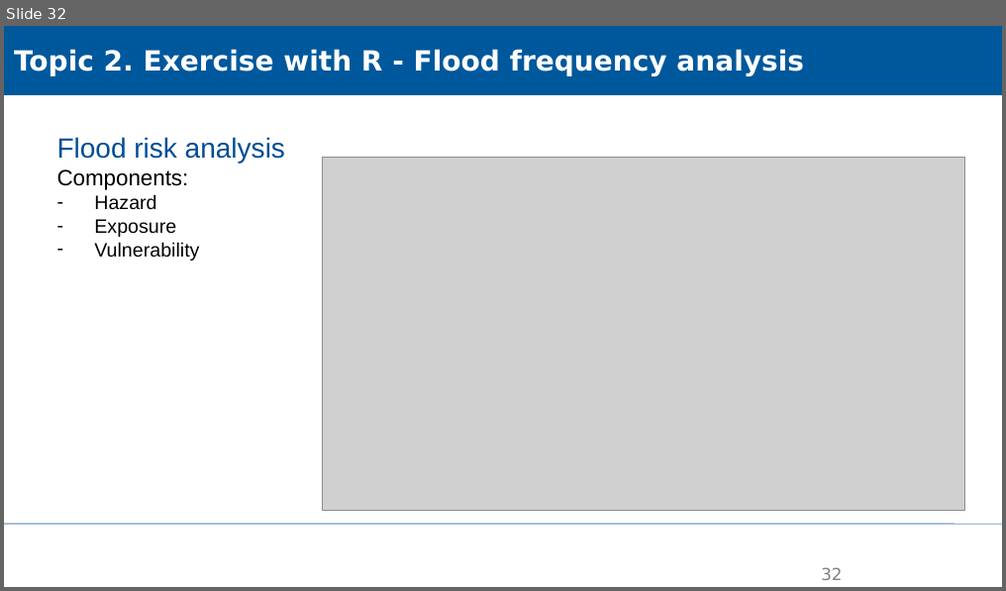
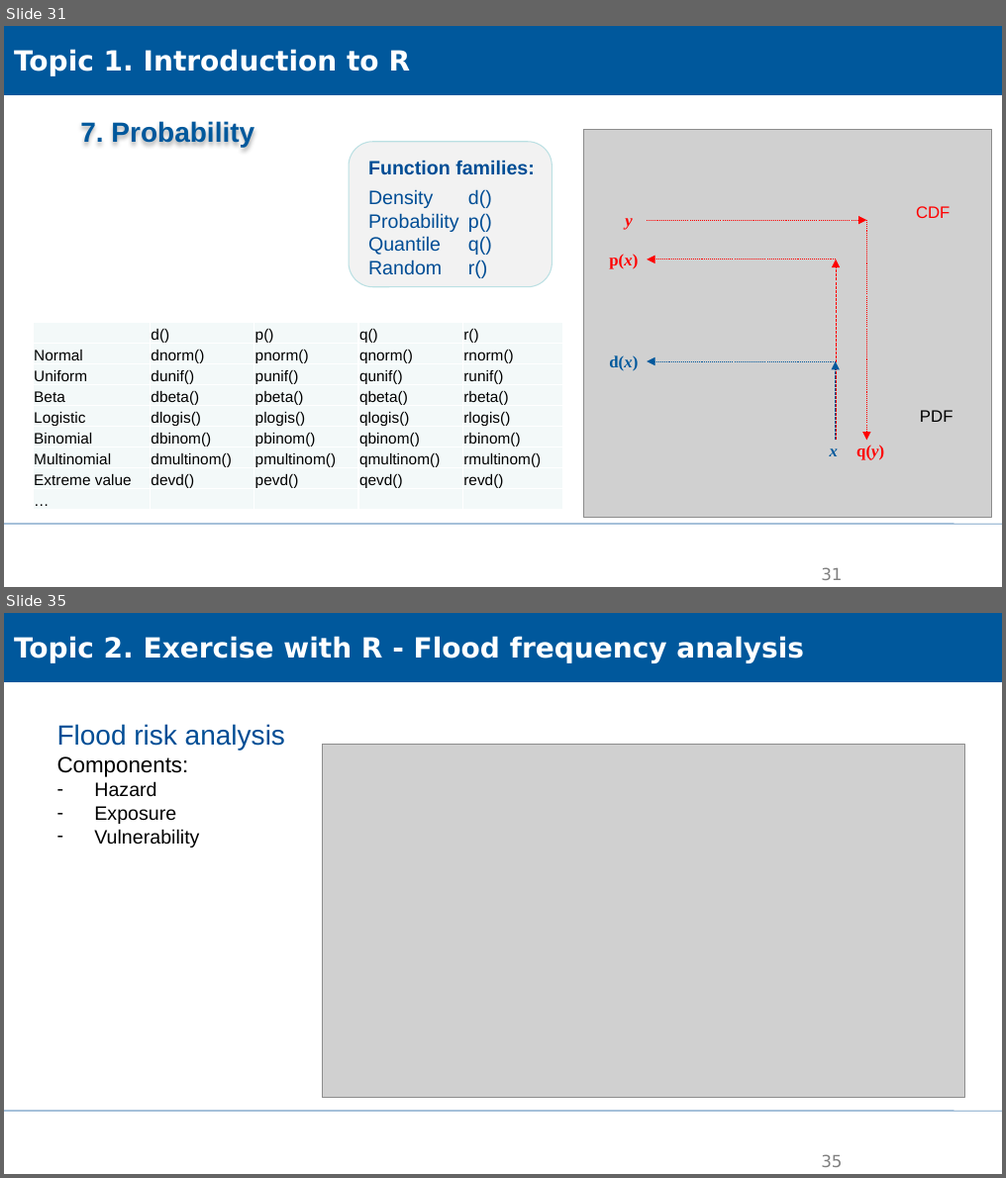
Before and after one commit to XiaoxiangGuanGFZ/FloodRiskSeminar, a slide deck: slides/FRS_exercise_R.pptx. Shown one above the other, each under a label of ours: slide 32 before the commit, slides 31 and 35 after it; the slides between them are not shown. The pictures are 1006x591 and 1006x1178 pixels, drawn with LibreOffice and Linux fonts; fonts in the diff are those of the drawing; grey boxes stand for pictures; background and template pictures are left out. Boxes give left, top, right and bottom in pixels: in the first picture for what was removed or moved away, otherwise in the second. Text is boxed around its words. In the diff, an @@ line names an element or a change of style, - is before the commit and + after.

```diff
--- a/slides/FRS_exercise_R.pptx
+++ b/slides/FRS_exercise_R.pptx
@@ slide 31 added at <box>4,26,1002,587</box>, background #FFFFFF; not listed: 1 template element that a slide beside it also shows @@
@@ rectangle added at <box>4,26,1002,95</box>, fill #00589C, outline #00589C 0.75 pt, 20 pt, text #FFFFFF, bold @@
+Topic 1. Introduction to R
@@ text added at <box>80,121,254,147</box>, 20 pt, text #00589C, bold @@
+7. Probability
@@ rounded rectangle added at <box>349,142,551,287</box>, fill #F2F2F2, outline #BBE0E3 0.75 pt @@
@@ text added at <box>368,160,535,278</box>, 14 pt, text #004D95 @@
+Function families:
+Density d()
+Probability p()
+Quantile q()
+Random r()
@@ table added at <box>33,322,560,510</box>, 9 rows, 5 columns @@
+ | d() | p() | q() | r()
+Normal | dnorm() | pnorm() | qnorm() | rnorm()
+Uniform | dunif() | punif() | qunif() | runif()
+Beta | dbeta() | pbeta() | qbeta() | rbeta()
+Logistic | dlogis() | plogis() | qlogis() | rlogis()
+Binomial | dbinom() | pbinom() | qbinom() | rbinom()
+Multinomial | dmultinom() | pmultinom() | qmultinom() | rmultinom()
+Extreme value | devd() | pevd() | qevd() | revd()
+… |  |  |  | 
@@ group added at <box>584,129,992,517</box>: 7 texts, 6 arrows, 1 picture @@
+CDF
+PDF
+x
+d(x)
+p(x)
+y
+q(y)
@@ page number added at <box>821,568,842,580</box>, 12 pt, text #808080 @@
+31
@@ what was slide 32 is now slide 35 @@
@@ page number at <box>821,1155,842,1167</box>: text changed @@
-32
+35
```
Also in this commit, not shown: 4 slides changed, 3 other slides added, 1 slide removed, 4 other files.
